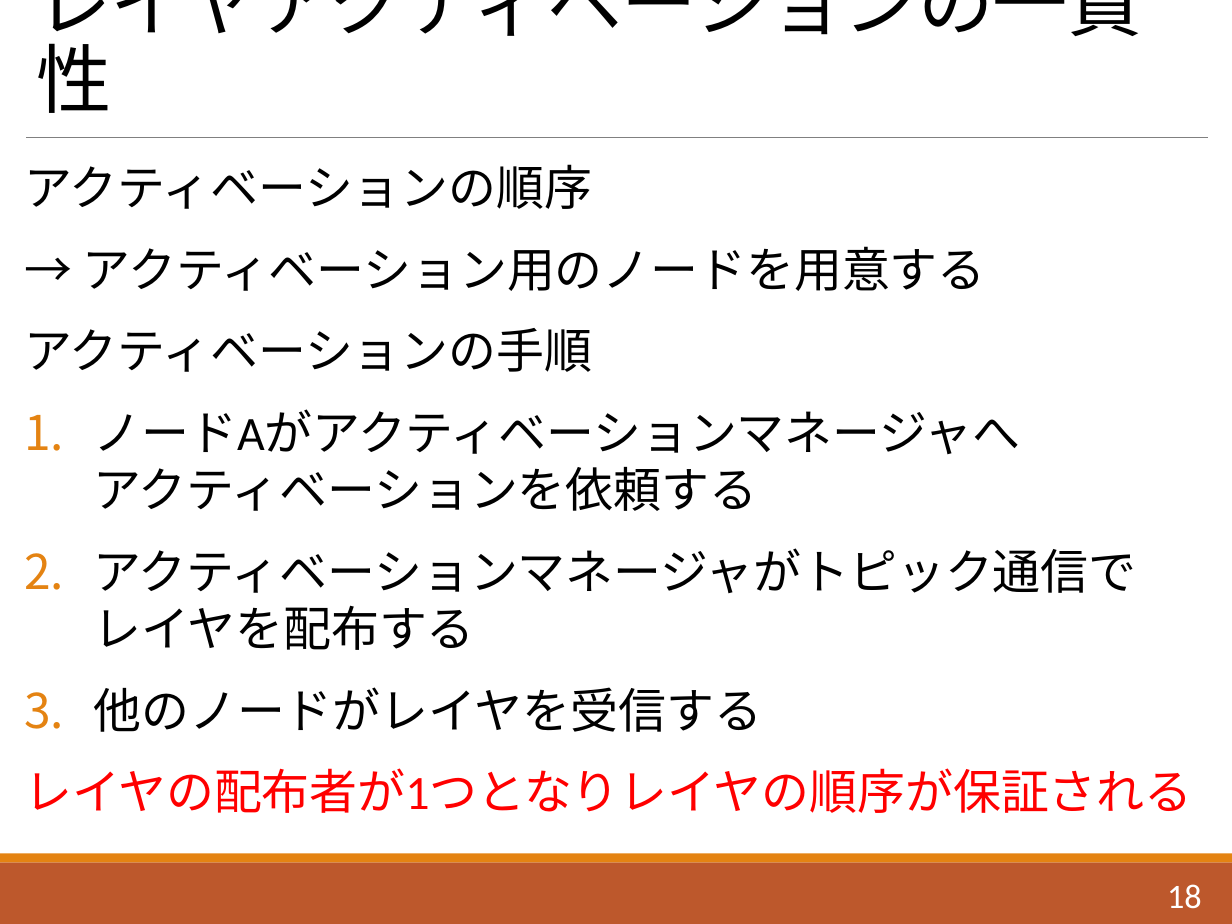
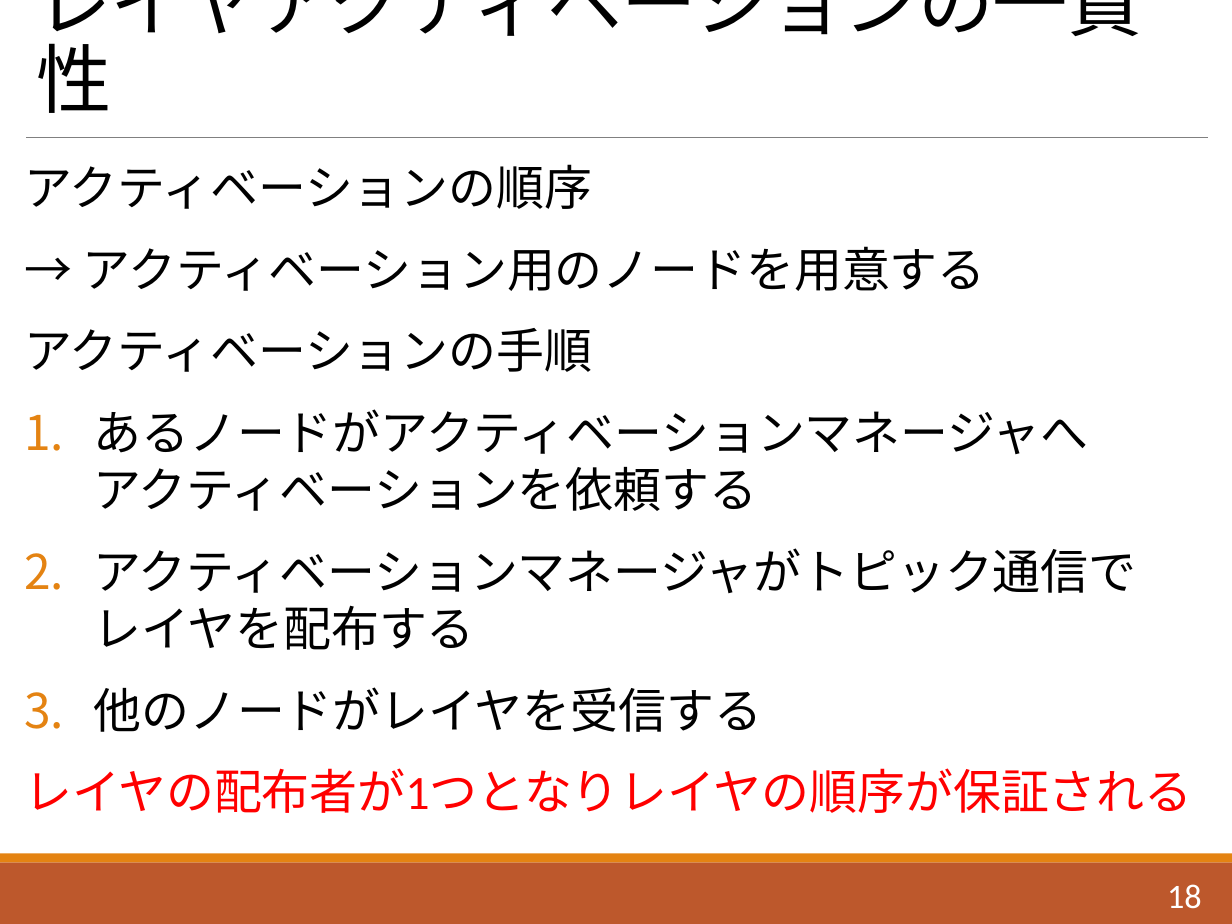
Before and after one commit to Saeki1120/Document, a slide deck: slide 19 of FLS/1120/ContextROS.pptx. Drawn at 1232x924 pixels with LibreOffice and Linux fonts; fonts in the diff are those of the drawing. Boxes give left, top, right and bottom in pixels: in the first picture for what was removed or moved away, otherwise in the second. Text is boxed around its words. In the diff, an @@ line names an element or a change of style, - is before the commit and + after.

```diff
--- a/FLS/1120/ContextROS.pptx
+++ b/FLS/1120/ContextROS.pptx
@@ text at [94,409,1089,511]: text changed @@
-1. ノードAがアクティベーションマネージャへ
-   アクティベーションを依頼する
+1. あるノードがアクティベーションマネージャへ
+   アクティベーションを依頼する
```
Also in this commit, not shown: 5 other slides changed, 2 slides added.
